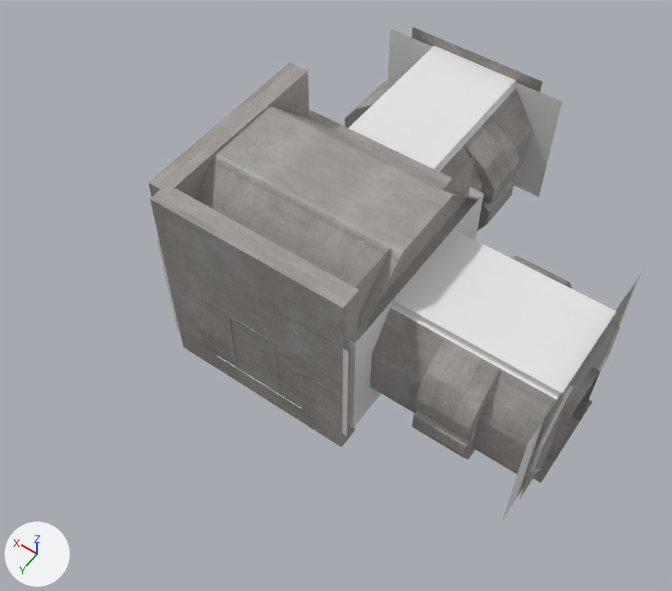
The glTF model GFX/SCP-SL/Non_official_CCBYSA3/EditedByYni/HC_room2C.gltf as it was, and as the next commit left it.
Rendered twice from a 50 mm camera at (-13.2, 17.9, 29.1) aimed at (-1.4, 1.4, 3.1). Arrows for +X, +Y and +Z are at lower left; the lights stay in place. Where no turn or scale is listed for an object, it has been applied to the vertices.
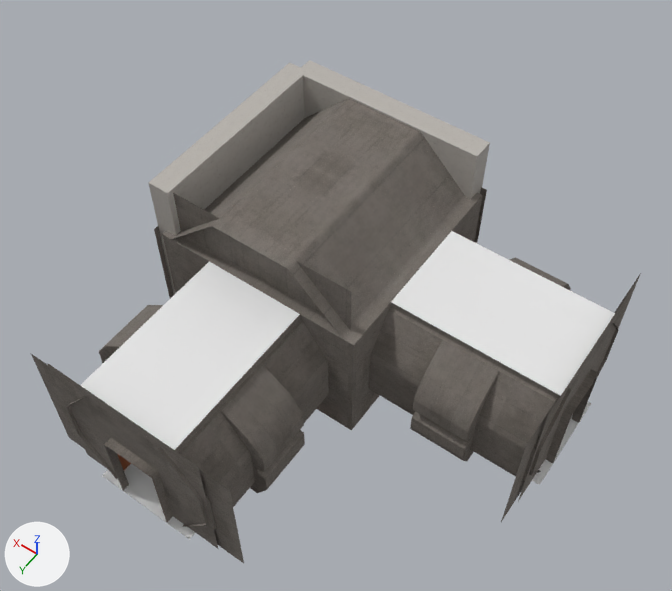
The newer file is also turned or shifted as a whole; pictures and numbers use the older file's frame.

Patch to the scene script:
```diff
--- a/GFX/SCP-SL/Non_official_CCBYSA3/EditedByYni/HC_room2C.gltf.py
+++ b/GFX/SCP-SL/Non_official_CCBYSA3/EditedByYni/HC_room2C.gltf.py
@@ img_wall_base__instance__orm002_png @@
+img_wall_base__instance__orm002_png = load_image('Wall_Base (Instance)_orm002.png', 'textures/Wall_Base (Instance)_orm002.png', 1024, 1024, 'Non-Color')
@@ img_normal000_png @@
+img_normal000_png = load_image('_normal000.png', 'textures/_normal000.png', 1024, 1024, 'Non-Color')
@@ img_wall_base_normal000_png @@
+img_wall_base_normal000_png = load_image('Wall_Base_normal000.png', 'textures/Wall_Base_normal000.png', 1024, 1024, 'Non-Color')
@@ img_wall_base_albedo000_png @@
+img_wall_base_albedo000_png = load_image('Wall_Base_albedo000.png', 'textures/Wall_Base_albedo000.png', 1024, 1024, 'sRGB')
@@ img_metal_pipe_albedo000_png @@
+img_metal_pipe_albedo000_png = load_image('Metal_Pipe_albedo000.png', 'textures/Metal_Pipe_albedo000.png', 256, 256, 'sRGB')
@@ img_metal_pipe_normal000_png @@
+img_metal_pipe_normal000_png = load_image('Metal_Pipe_normal000.png', 'textures/Metal_Pipe_normal000.png', 256, 256, 'Non-Color')
@@ mat_wall_base__instance_2 @@
+mat_wall_base__instance_2 = bpy.data.materials.new('Wall_Base (Instance)2')
+# colours: grey #bcb7b1
+# uses the picture img_wall_base__instance__orm002_png
@@ mat_floor_base @@
+mat_floor_base = principled_material('Floor_Base')
+mat_floor_base.base_color = (0.8, 0.8, 0.8)  # white #e7e7e7
+mat_floor_base.roughness = 1.0
@@ mat_material_2 @@
+mat_material_2 = bpy.data.materials.new('Material_2')
+# colours: orange #b56d48
+# uses the picture img_normal000_png
@@ mat_wall_base @@
+mat_wall_base = bpy.data.materials.new('Wall_Base')
+# colours: grey #bcb7b1
+# uses the picture img_wall_base_albedo000_png
+# uses the picture img_wall_base_normal000_png
@@ mat_metal_pipe @@
+mat_metal_pipe = bpy.data.materials.new('Metal_Pipe')
+# colours: light grey #cccccc
+# uses the picture img_metal_pipe_albedo000_png
+# uses the picture img_metal_pipe_normal000_png
@@ me_mesh_2 @@
+me_mesh_2.from_pydata(...)  # a box spanning x -3.81..3.81, y -0.42..0.42, z -4.17..4.17
+me_mesh_2.materials.append(mat_wall_base__instance_2)
@@ me_mesh_0 @@
+me_mesh_0.from_pydata(...)  # 5763 vertices, 10036 faces; spans x -10.42..4.4, y -4.3..10.42, z 0.0..7.26
+# faces by material slot: [60, 4952, 32, 4992]
+me_mesh_0.materials.append(mat_floor_base)  # its picture is missing
+me_mesh_0.materials.append(mat_wall_base)
+me_mesh_0.materials.append(mat_material_2)
+me_mesh_0.materials.append(mat_metal_pipe)
@@ ob_room4_curve_002 @@
-ob_room4_curve_002 = bpy.data.objects.new('Room4_Curve.002', me_scene_1835)
-ob_room4_curve_002.location = (0.0, 0.0, 0.0)
@@ ob_cube_001 @@
-ob_cube_001 = bpy.data.objects.new('Cube.001', me_scene_003)
-ob_cube_001.location = (0.04, 3.96, 3.17)
@@ ob_cube__1 @@
+ob_cube__1 = bpy.data.objects.new('Cube (1)', me_mesh_2)
+ob_cube__1.location = (0.06, -3.86, 3.17)
@@ ob_room4_curve @@
+ob_room4_curve = bpy.data.objects.new('Room4_Curve', me_mesh_0)
+ob_room4_curve.location = (0.0, 0.1, 0.0)
```

Where the change shows, as pixel boxes [x1, y1, x2, y2] in the pictures (672 x 591 px):
'Room4_Curve', added: after [31, 99, 641, 563]
    faces in mat_wall_base: [31, 99, 641, 563]
    faces in mat_floor_base (its picture is missing): [80, 231, 615, 540]
'Room4_Curve.002', deleted: before [157, 27, 642, 519]
    faces in mat_wall_base_006: [196, 27, 636, 500]
    faces in mat_floor_base_006 (its picture is missing): [218, 46, 617, 483]
    faces in mat_metal_base_006 (its picture is missing): [157, 29, 642, 519]
'Cube.001', deleted: before [150, 188, 359, 447]
'Cube (1)', added: after [296, 60, 490, 200]
